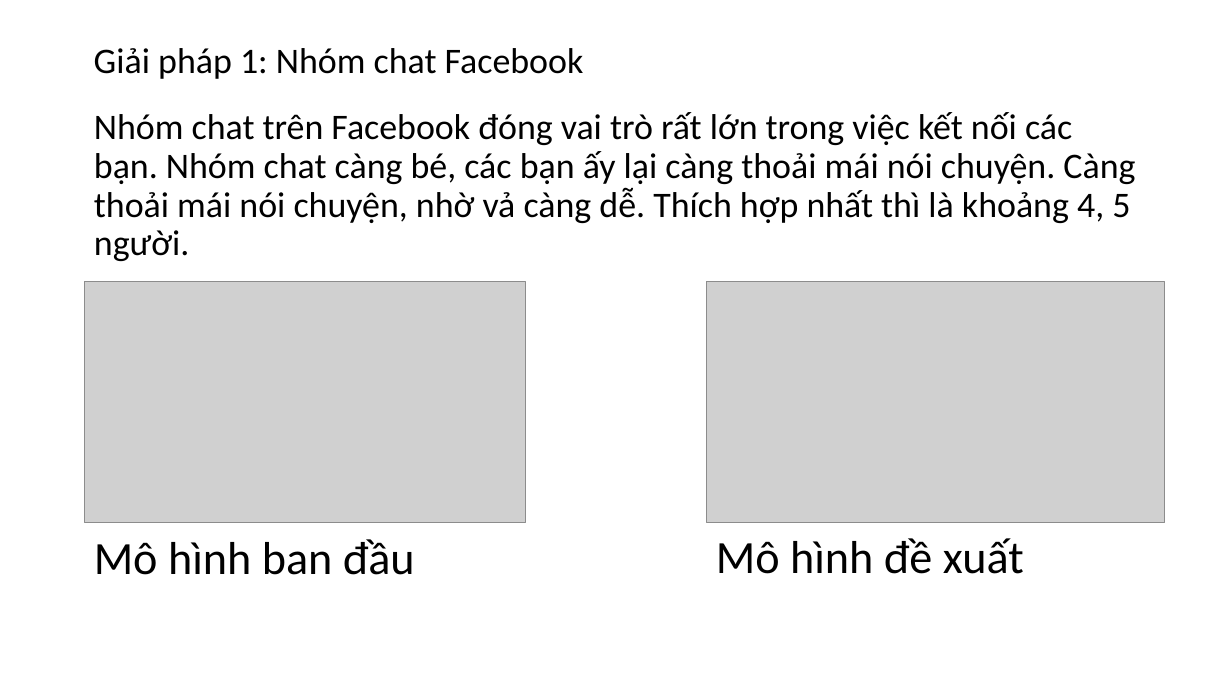
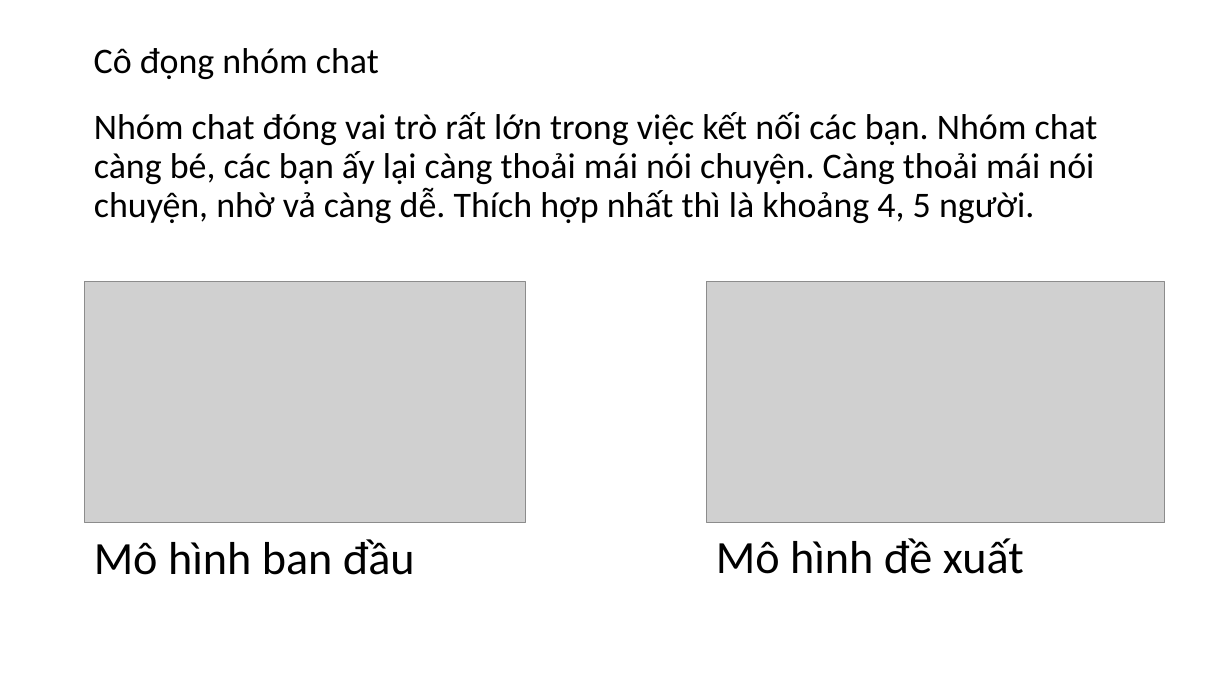
Before and after one commit to nghuyenthevinh2000/SINNO_INTEGRATION, a slide deck: slide 4 of SINNO_CORE_ADJUSTMENT/PROJECT_CONDENSE_STRUCTURE/Vấn đề 1/Vấn đề 1.pptx. Drawn at 1232x693 pixels with LibreOffice and Linux fonts; fonts in the diff are those of the drawing; grey boxes stand for pictures. Boxes give left, top, right and bottom in pixels: in the first picture for what was removed or moved away, otherwise in the second. Text is boxed around its words. In the diff, an @@ line names an element or a change of style, - is before the commit and + after.

```diff
--- a/SINNO_CORE_ADJUSTMENT/PROJECT_CONDENSE_STRUCTURE/Vấn đề 1/Vấn đề 1.pptx
+++ b/SINNO_CORE_ADJUSTMENT/PROJECT_CONDENSE_STRUCTURE/Vấn đề 1/Vấn đề 1.pptx
@@ text at box(94, 48, 379, 79): text changed @@
-Giải pháp 1: Nhóm chat Facebook
+Cô đọng nhóm chat
@@ text at box(94, 112, 1098, 223): text changed @@
-Nhóm chat trên Facebook đóng vai trò rất lớn trong việc kết nối các bạn. Nhóm chat càng bé, các bạn ấy lại càng thoải mái nói chuyện. Càng thoải mái nói chuyện, nhờ vả càng dễ. Thích hợp nhất thì là khoảng 4, 5 người.
+Nhóm chat đóng vai trò rất lớn trong việc kết nối các bạn. Nhóm chat càng bé, các bạn ấy lại càng thoải mái nói chuyện. Càng thoải mái nói chuyện, nhờ vả càng dễ. Thích hợp nhất thì là khoảng 4, 5 người.
```
Also in this commit, not shown: 1 other slide changed, 5 other files.
